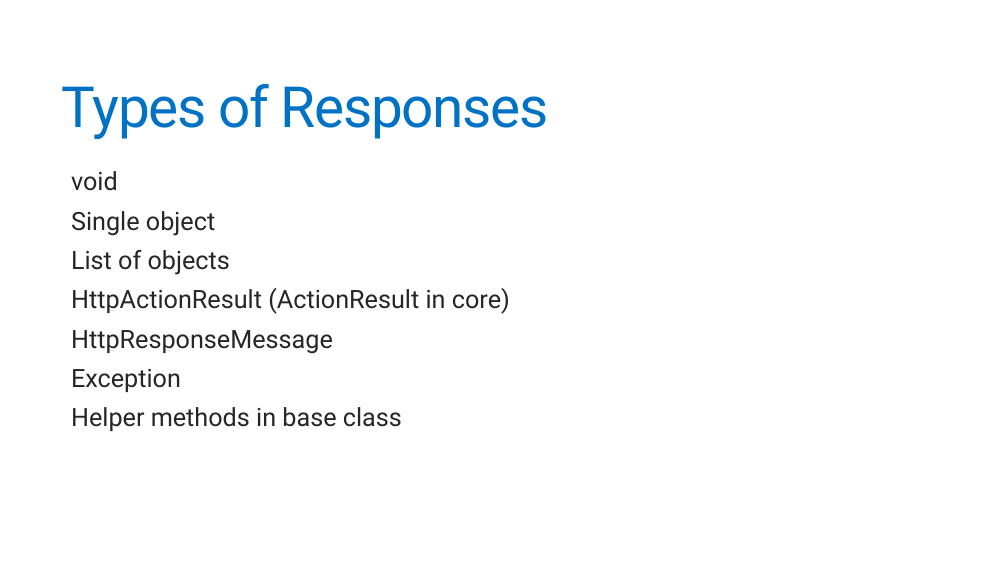
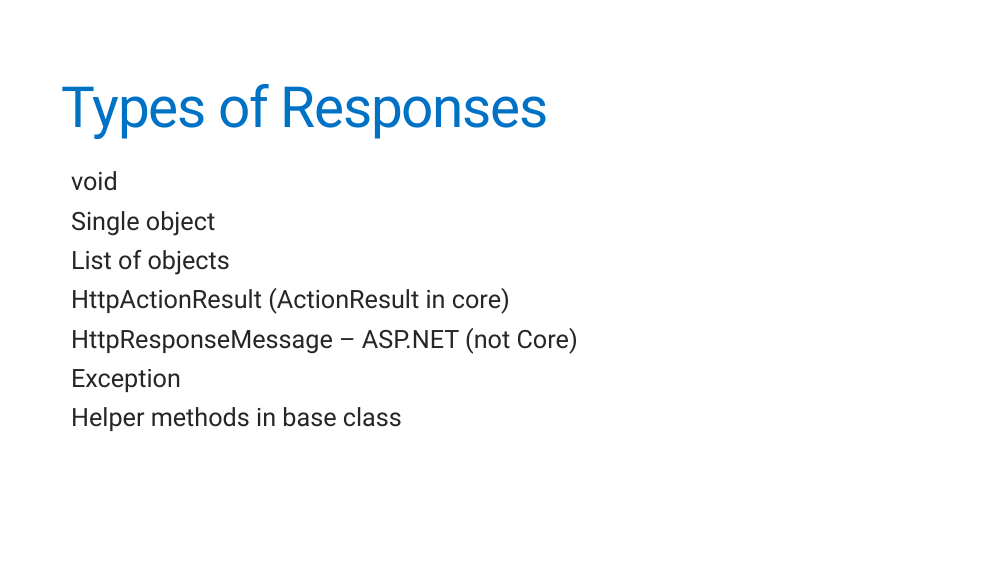
Before and after one commit to jonathantower/dotnet-apis, a slide deck: slide 28 of slides.pptx (slide 27 before the commit). Drawn at 1008x567 pixels with LibreOffice and Linux fonts; fonts in the diff are those of the drawing. Boxes give left, top, right and bottom in pixels: in the first picture for what was removed or moved away, otherwise in the second. Text is boxed around its words. In the diff, an @@ line names an element or a change of style, - is before the commit and + after.

```diff
--- a/slides.pptx
+++ b/slides.pptx
@@ text at (x1=71, y1=328, x2=578, y2=354): text changed @@
-  HttpResponseMessage
+  HttpResponseMessage – ASP.NET (not Core)
```
Also in this commit, not shown: 7 other slides changed, 7 slides added, 10 slides removed.
